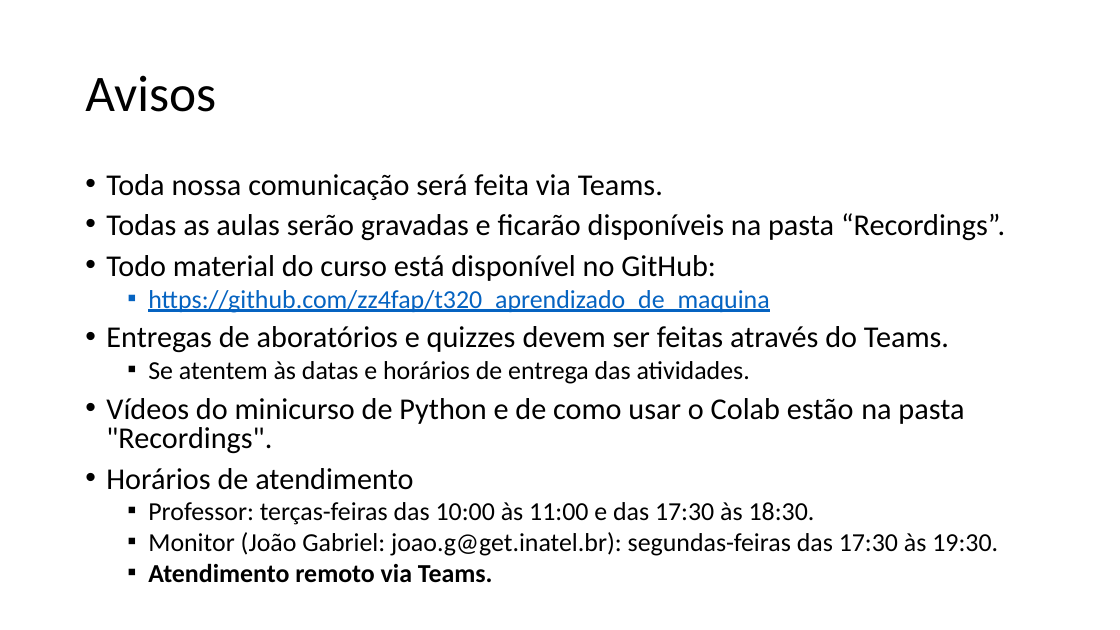
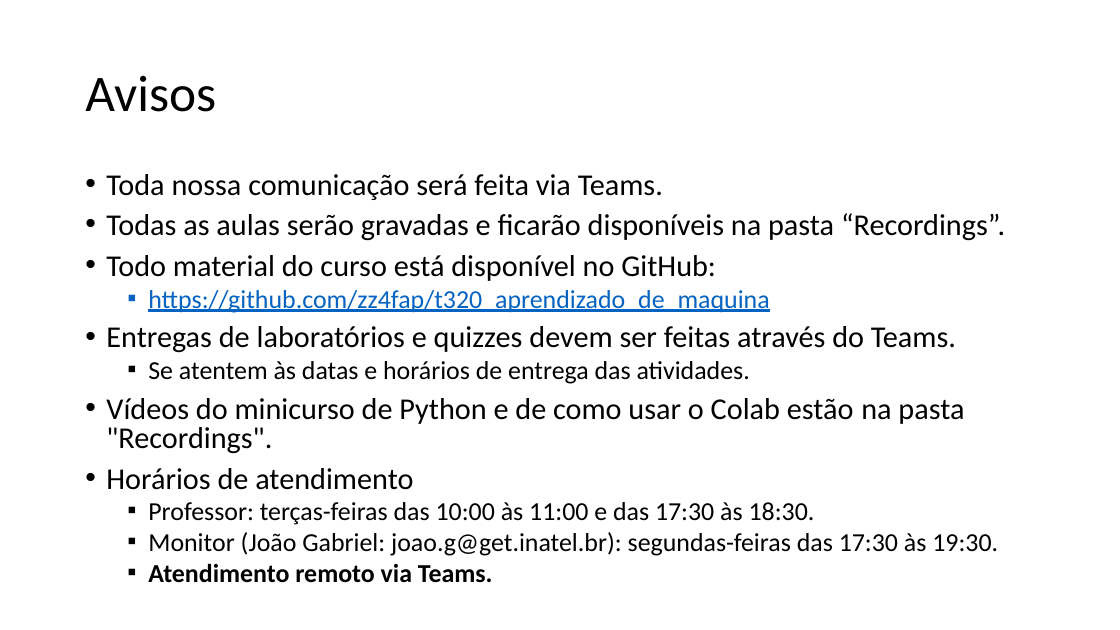
Before and after one commit to zz4fap/t320_aprendizado_de_maquina, a slide deck: slide 7 of slides/T320_Classificação (Parte I).pptx. Drawn at 1120x630 pixels with LibreOffice and Linux fonts; fonts in the diff are those of the drawing. Boxes give left, top, right and bottom in pixels: in the first picture for what was removed or moved away, otherwise in the second. Text is boxed around its words. In the diff, an @@ line names an element or a change of style, - is before the commit and + after.

```diff
--- a/slides/T320_Classificação (Parte I).pptx
+++ b/slides/T320_Classificação (Parte I).pptx
@@ text at <box>106,326,956,353</box>: text changed @@
-• Entregas de aboratórios e quizzes devem ser feitas através do Teams.
+• Entregas de laboratórios e quizzes devem ser feitas através do Teams.
```
Also in this commit, not shown: 4 other slides changed, 3 slides added, 1 other file.
